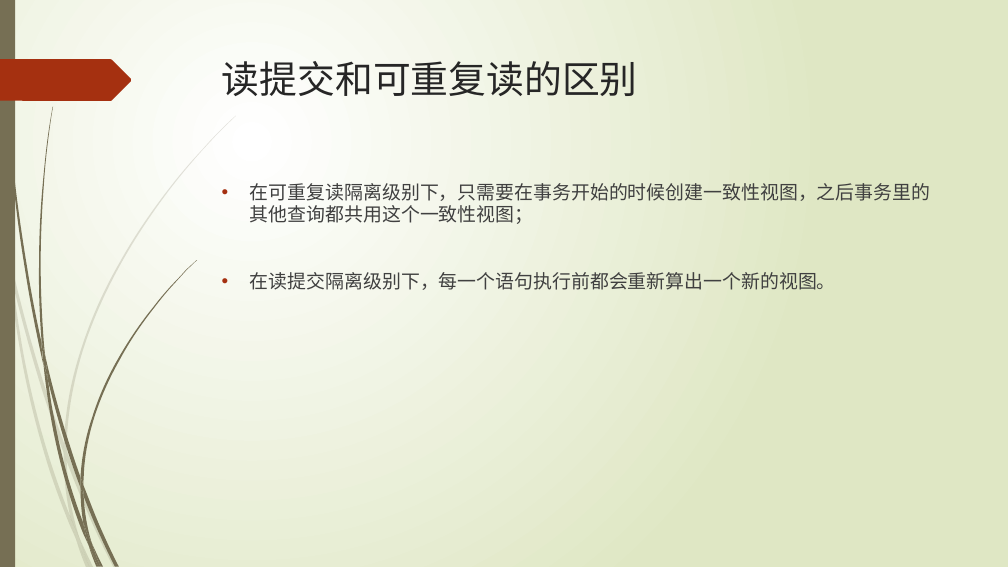
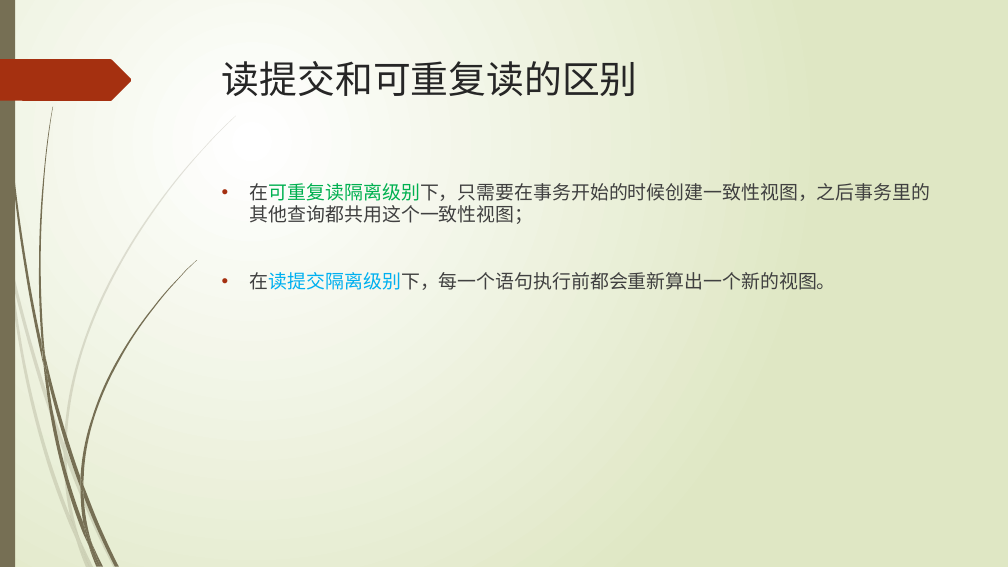
Before and after one commit to TopSpoofer/learning, a slide deck: slide 32 of mysql/mysql的事务实现.pptx. Drawn at 1008x567 pixels with LibreOffice and Linux fonts; fonts in the diff are those of the drawing. Boxes give left, top, right and bottom in pixels: in the first picture for what was removed or moved away, otherwise in the second. Text is boxed around its words. In the diff, an @@ line names an element or a change of style, - is before the commit and + after.

```diff
--- a/mysql/mysql的事务实现.pptx
+++ b/mysql/mysql的事务实现.pptx
@@ text "在可重复读隔离级别下，只需要在事务开始的时候创建一致性视图，之后事务里的其他查询都共用这个一致性视图；" at bbox=[250, 179, 930, 290]: text colour #404040 to #00B050 in "在可重复读隔离级别下，只需要在事务开始的时候创建一致性视图，之后事务里的其他查询都共用这个一致性视图；"; text colour #404040 to #00B0F0 in "在读提交隔离级别下，每一个语句执行前都会重新算出一个新的视图。" @@
```
Also in this commit, not shown: 4 other slides changed, 3 other files.
